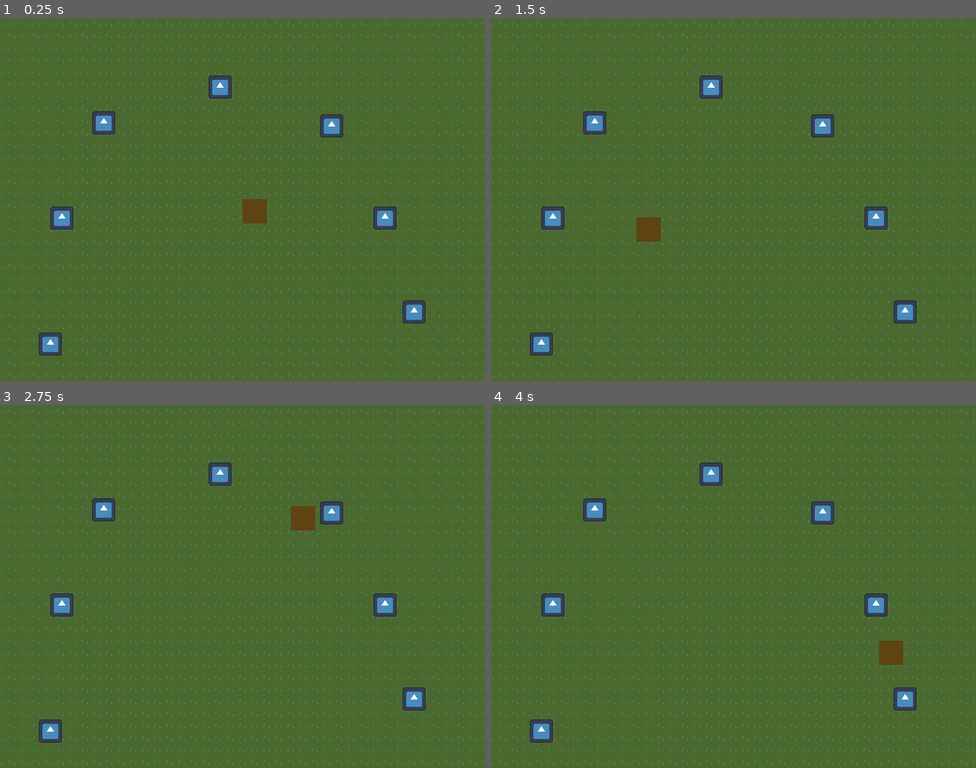
Above: before the commit, frames 1-4 (two rows, left to right).
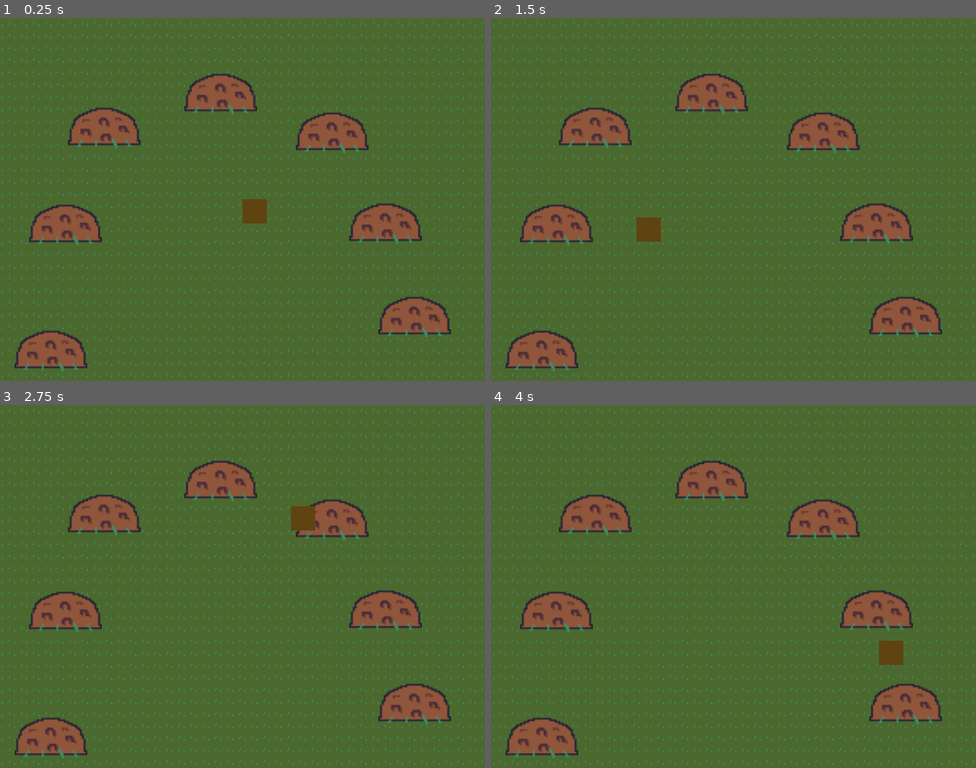
Above: after the commit, the same moments.

Repository: rolika/Mole
Game: Godot game, scene res://main.tscn
Two runs of this game, one before a commit and one after it. Both use one fixed random seed, a clock stepped at 60 frames per second and the inputs below. The engine's default icon, where the game draws it, is replaced by a stand-in: a white triangle on a blue panel in a dark square.
Inputs (mouse positions are in pixels of both pictures, inside the frame that each line leads up to):
- Up to frame 1 (0.25 s): no input
- Up to frame 2 (1.5 s): tap Enter at 0.5 s; move the mouse to (840, 181) at 0.52 s; press the mouse at (840, 181) at 0.53 s; tap Space at 1.25 s; move the mouse to (636, 217) at 1.27 s; release the mouse at (636, 217) at 1.28 s; click (636, 217) at 1.35 s
- Up to frame 3 (2.75 s): tap Enter at 2 s; move the mouse to (291, 506) at 2.02 s; press the mouse at (291, 506) at 2.03 s
- Up to frame 4 (4 s): tap Space at 2.75 s; move the mouse to (709, 659) at 2.77 s; release the mouse at (709, 659) at 2.78 s; click (709, 659) at 2.85 s; tap Enter at 3.5 s; move the mouse to (879, 640) at 3.52 s; press the mouse at (879, 640) at 3.53 s

The runs differ from the first frame. In frame 1, 9.0% of the frame differs, in the area x 3-93%, y 15-98%; in frame 2, 9.0%; in frame 3, 8.8%; in frame 4, 9.0%.

Commit message:
add mole hills

Diff:
--- a/main.tscn
+++ b/main.tscn
@@ -1,9 +1,10 @@
-[gd_scene load_steps=5 format=3 uid="uid://ciixj23m2tf3t"]
+[gd_scene load_steps=6 format=3 uid="uid://ciixj23m2tf3t"]
 
 [ext_resource type="Script" path="res://main.gd" id="1_38le2"]
 [ext_resource type="PackedScene" uid="uid://bvat1rvel3lkf" path="res://player.tscn" id="1_dk6sb"]
 [ext_resource type="PackedScene" uid="uid://cuywtmn7yllqy" path="res://mole.tscn" id="2_4tly2"]
 [ext_resource type="Texture2D" uid="uid://b7scvn5rcq1no" path="res://art/grassfield.png" id="4_hfoty"]
+[ext_resource type="PackedScene" uid="uid://cctaeaq28exs7" path="res://mole_hill.tscn" id="5_lhont"]
 
 [node name="Main" type="Node2D"]
 script = ExtResource("1_38le2")
@@ -16,26 +17,47 @@
 [node name="Player" parent="." instance=ExtResource("1_dk6sb")]
 z_index = 1
 
-[node name="Mole" parent="." groups=["moles"] instance=ExtResource("2_4tly2")]
+[node name="Mole" parent="." instance=ExtResource("2_4tly2")]
 position = Vector2(83, 312)
 
-[node name="Mole2" parent="." groups=["moles"] instance=ExtResource("2_4tly2")]
+[node name="Mole2" parent="." instance=ExtResource("2_4tly2")]
 position = Vector2(344, 96)
 
-[node name="Mole3" parent="." groups=["moles"] instance=ExtResource("2_4tly2")]
+[node name="Mole3" parent="." instance=ExtResource("2_4tly2")]
 position = Vector2(152, 155)
 
-[node name="Mole4" parent="." groups=["moles"] instance=ExtResource("2_4tly2")]
+[node name="Mole4" parent="." instance=ExtResource("2_4tly2")]
 position = Vector2(616, 312)
 
-[node name="Mole5" parent="." groups=["moles"] instance=ExtResource("2_4tly2")]
+[node name="Mole5" parent="." instance=ExtResource("2_4tly2")]
 position = Vector2(64, 520)
 
-[node name="Mole6" parent="." groups=["moles"] instance=ExtResource("2_4tly2")]
+[node name="Mole6" parent="." instance=ExtResource("2_4tly2")]
 position = Vector2(664, 467)
 
-[node name="Mole7" parent="." groups=["moles"] instance=ExtResource("2_4tly2")]
+[node name="Mole7" parent="." instance=ExtResource("2_4tly2")]
 position = Vector2(528, 160)
+
+[node name="MoleHill" parent="." instance=ExtResource("5_lhont")]
+position = Vector2(24, 504)
+
+[node name="MoleHill2" parent="." instance=ExtResource("5_lhont")]
+position = Vector2(48, 296)
+
+[node name="MoleHill3" parent="." instance=ExtResource("5_lhont")]
+position = Vector2(112, 136)
+
+[node name="MoleHill4" parent="." instance=ExtResource("5_lhont")]
+position = Vector2(304, 80)
+
+[node name="MoleHill5" parent="." instance=ExtResource("5_lhont")]
+position = Vector2(488, 144)
+
+[node name="MoleHill6" parent="." instance=ExtResource("5_lhont")]
+position = Vector2(576, 294)
+
+[node name="MoleHill7" parent="." instance=ExtResource("5_lhont")]
+position = Vector2(624, 448)
 
 [connection signal="smashed" from="Player" to="Mole" method="_on_player_smashed"]
 [connection signal="smashed" from="Player" to="Mole2" method="_on_player_smashed"]
--- /dev/null
+++ b/mole_hill.gd
@@ -0,0 +1,9 @@
+extends Area2D
+
+
+signal mole_exposed
+
+
+func _on_area_entered(_area):
+	print("Mole exposed.")
+	mole_exposed.emit()
--- /dev/null
+++ b/mole_hill.tscn
@@ -0,0 +1,24 @@
+[gd_scene load_steps=4 format=3 uid="uid://cctaeaq28exs7"]
+
+[ext_resource type="Texture2D" uid="uid://gjnht7xffxoh" path="res://art/molehill.png" id="1_3xnqy"]
+[ext_resource type="Script" path="res://mole_hill.gd" id="1_fyg7n"]
+
+[sub_resource type="RectangleShape2D" id="RectangleShape2D_scs42"]
+size = Vector2(20.6667, 14)
+
+[node name="MoleHill" type="Area2D" groups=["molehills"]]
+scale = Vector2(3, 2)
+collision_layer = 4
+collision_mask = 2
+script = ExtResource("1_fyg7n")
+
+[node name="TextureRect" type="TextureRect" parent="."]
+offset_right = 40.0
+offset_bottom = 40.0
+texture = ExtResource("1_3xnqy")
+
+[node name="CollisionShape2D" type="CollisionShape2D" parent="."]
+position = Vector2(21, -5)
+shape = SubResource("RectangleShape2D_scs42")
+
+[connection signal="area_entered" from="." to="." method="_on_area_entered"]
Binary file added: art/molehill.png
Not shown, added: art/molehill.png.import
